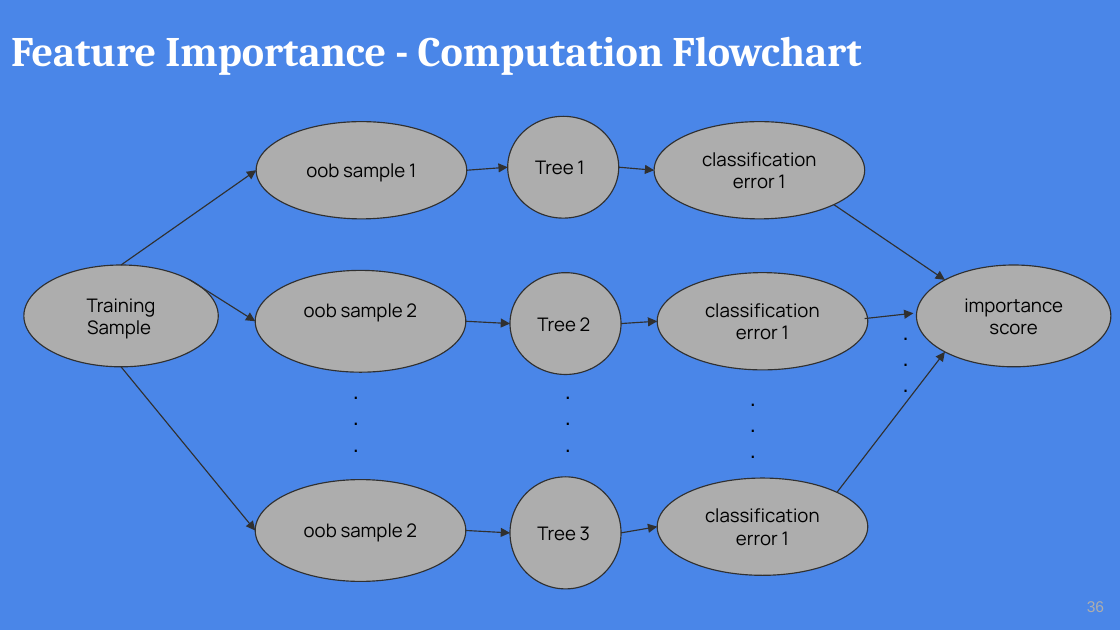
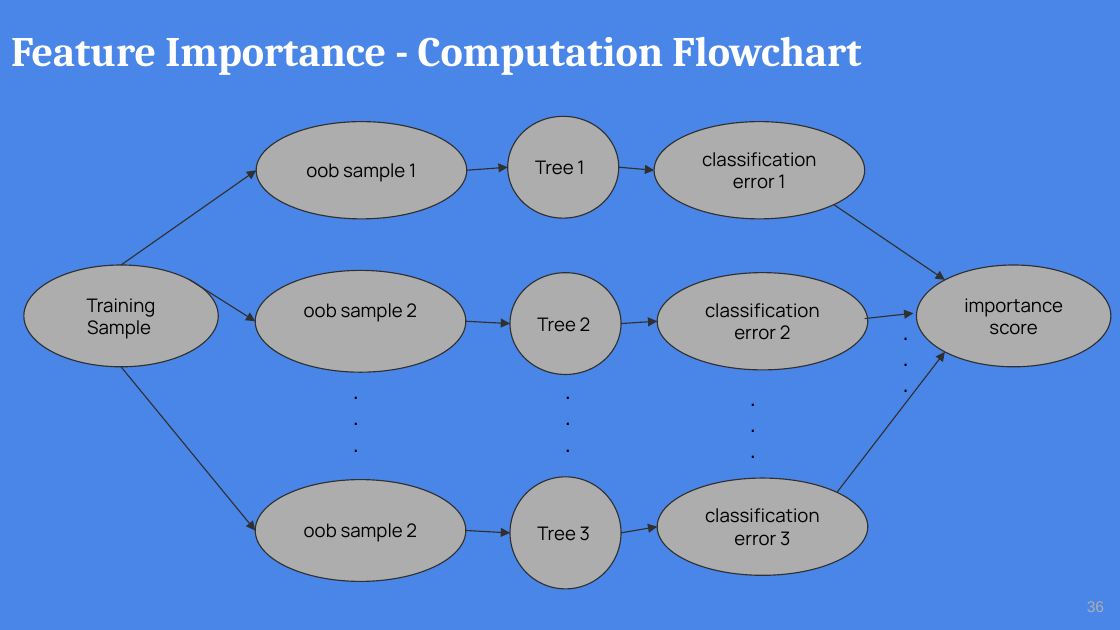
Before and after one commit to lykjohn/UChicago-Summer-Session-2022, a slide deck: slide 36 of Week1/Week 1 Lecture.pptx. Drawn at 1120x630 pixels with LibreOffice and Linux fonts; fonts in the diff are those of the drawing. Boxes give left, top, right and bottom in pixels: in the first picture for what was removed or moved away, otherwise in the second. Text is boxed around its words. In the diff, an @@ line names an element or a change of style, - is before the commit and + after.

```diff
--- a/Week1/Week 1 Lecture.pptx
+++ b/Week1/Week 1 Lecture.pptx
@@ text in ellipse at [705, 303, 819, 340]: text changed @@
-classification error 1
+classification error 2
@@ text in ellipse at [705, 508, 819, 546]: text changed @@
-classification error 1
+classification error 3
```
Also in this commit, not shown: 9 other files.
